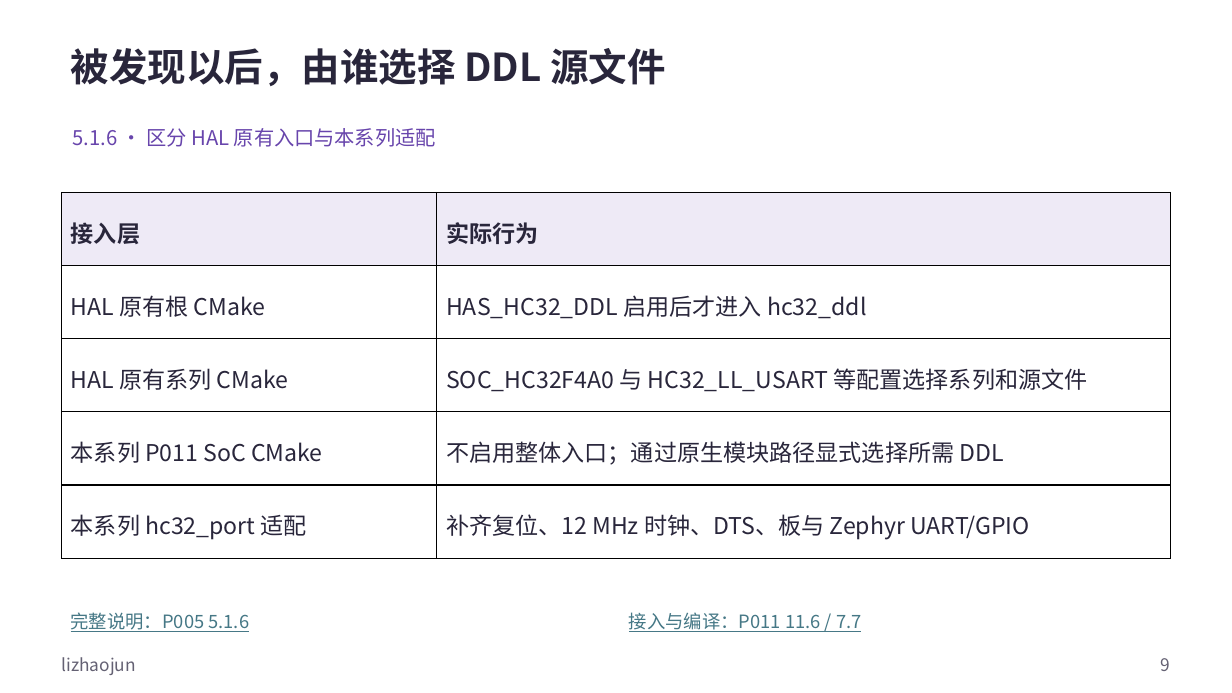
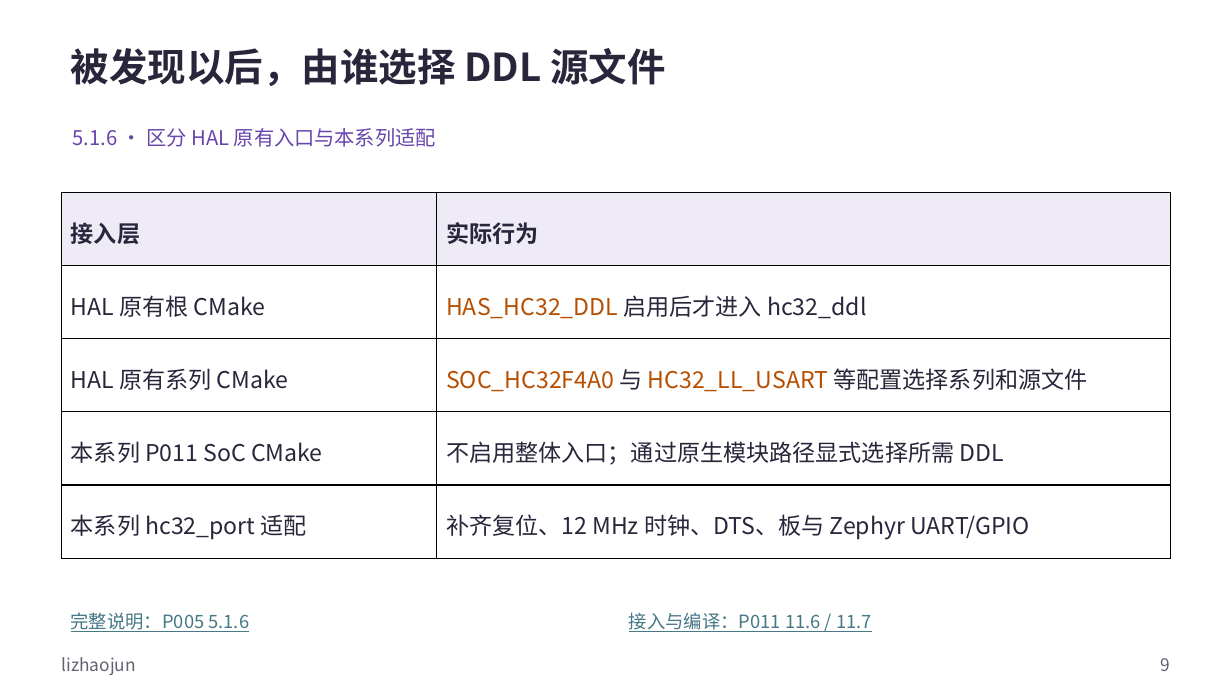
Before and after one commit to FormingSystem/zephyr_hc32f4a0, a slide deck: slide 9 of learning/P01_zephyr_make_project/slides/P005_源码模块接入Zephyr工程_Windows.pptx. Drawn at 1232x693 pixels with LibreOffice and Linux fonts; fonts in the diff are those of the drawing. Boxes give left, top, right and bottom in pixels: in the first picture for what was removed or moved away, otherwise in the second. Text is boxed around its words. In the diff, an @@ line names an element or a change of style, - is before the commit and + after.

Commit message:
content(learning/modules): 统一源码模块接入图示与代码样式
- 区分模块路径、YAML 字段、派生变量与 CMake 接口，补图例并校正下载及新增板章节的导航文字。
- 正式 PPT 与可重建原生源同步，保留封面、媒体、批注和非正文页脚署名。

```diff
--- a/learning/P01_zephyr_make_project/slides/P005_源码模块接入Zephyr工程_Windows.pptx
+++ b/learning/P01_zephyr_make_project/slides/P005_源码模块接入Zephyr工程_Windows.pptx
@@ table at (x1=62, y1=192, x2=1171, y2=558) @@
@@ text colour #29263B to #B84E00 in "HAS_HC32_DDL", "SOC_HC32F4A0 HC32_LL_USART" @@
@@ text at (x1=629, y1=612, x2=872, y2=632): text changed @@
-接入与编译：P011 11.6 / 7.7
+接入与编译：P011 11.6 / 11.7
```
Also in this commit, not shown: 11 other slides changed, 14 other files.
